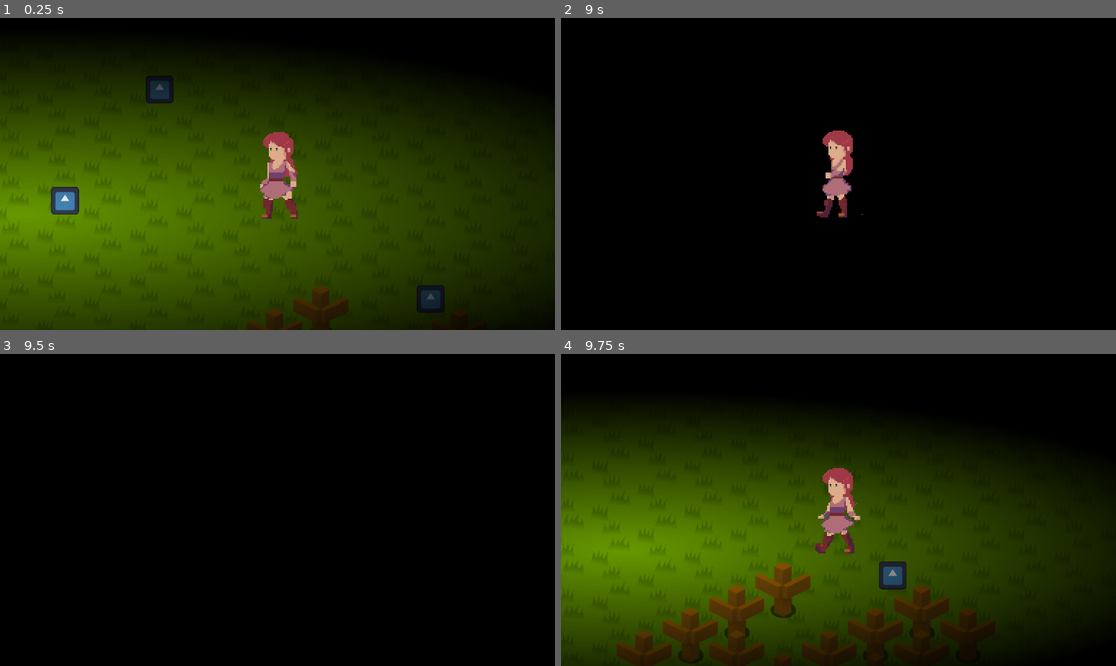
Above: before the commit, frames 1-4 (two rows, left to right).
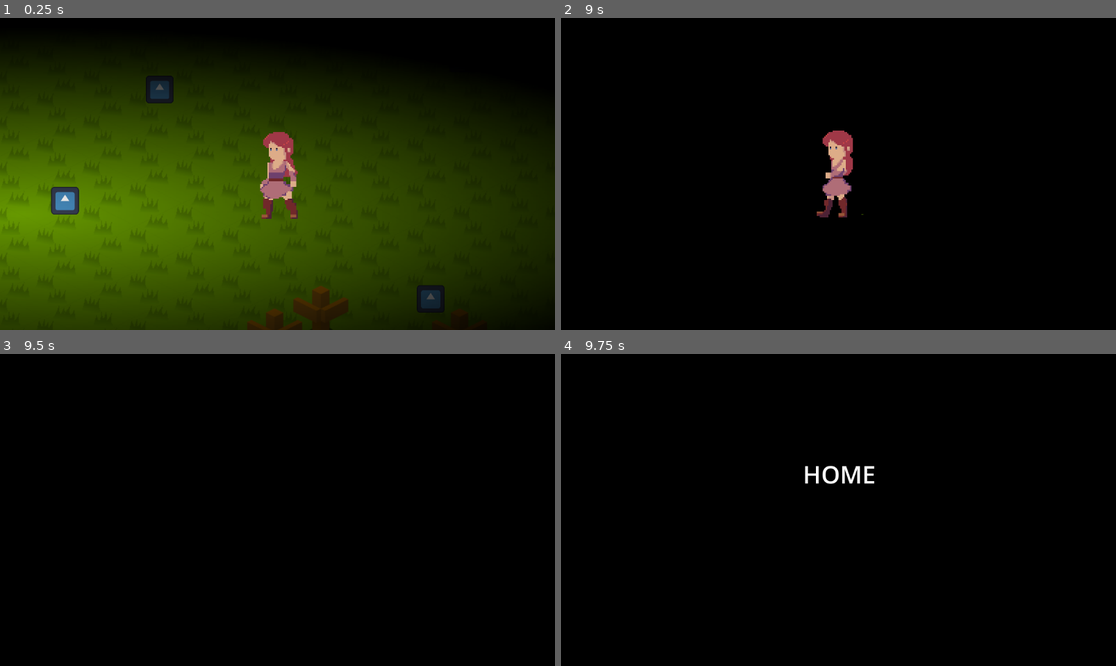
Above: after the commit, the same moments.

Repository: CCantale/Stella
Game: Godot game, scene res://Scenes/Main scene/main_scene.tscn
Two runs of this game, one before a commit and one after it. Both use one fixed random seed, a clock stepped at 60 frames per second and the inputs below. The engine's default icon, where the game draws it, is replaced by a stand-in: a white triangle on a blue panel in a dark square.
Inputs:
- Up to frame 1 (0.25 s): no input
- Up to frame 2 (9 s): tap Enter at 0.5 s; hold Right (ui_right) 0.53-1.28 s; hold Space (spacebar) 0.53-1.28 s; hold Down (ui_down) 1.28-2.03 s; tap Space (spacebar) every 1.5 s from 1.35 to 8.85 s; hold Right (ui_right) 2.03-2.78 s; hold Space (spacebar) 2.03-2.78 s; hold Up (ui_up) 2.78-3.53 s; hold Space (spacebar) 3.53-4.28 s; hold Left (ui_left) 3.53-5.03 s; hold Down (ui_down) 5.03-5.78 s; hold Space (spacebar) 5.03-5.78 s; hold Right (ui_right) 5.78-6.53 s; hold Up (ui_up) 6.53-7.28 s; hold Space (spacebar) 6.53-7.28 s; hold Right (ui_right) 7.28-8.03 s; hold Down (ui_down) 8.03-8.78 s; hold Space (spacebar) 8.03-8.78 s; hold Left (ui_left) from 8.78 s (still down)
- Up to frame 3 (9.5 s): keep holding Left (ui_left)
- Up to frame 4 (9.75 s): tap Space (spacebar) at 9.5 s; release Left (ui_left) at 9.53 s; hold Up (ui_up) from 9.53 s (still down); hold Space (spacebar) from 9.53 s (still down)

Frames 1-3 are identical in both runs. In frame 4, 68% of the frame differs, in the area x 0-100%, y 19-100%.

Commit message:
26/07/2023
Now a word appears to be typed fast. If the task is accomplished, a new
match is lit, otherwise, after three tries, a match is lost.

The initial number of matches is displayed on main_scene's inspector

Diff:
--- a/Components/Stella/Stella.gd
+++ b/Components/Stella/Stella.gd
@@ -1,5 +1,6 @@
 extends CharacterBody2D
 
+signal match_gone
 
 const SPEED = 150.0
 var direction: Vector2
@@ -31,3 +32,8 @@
 		$AnimatedSprite2D.play("idle")
 
 	move_and_slide()
+
+
+func _on_animations_animation_finished(anim_name):
+	if anim_name == "Light match":
+		match_gone.emit()
--- a/Components/Stella/Stella.tscn
+++ b/Components/Stella/Stella.tscn
@@ -347,3 +347,5 @@
 libraries = {
 "": SubResource("AnimationLibrary_akfjt")
 }
+
+[connection signal="animation_finished" from="Animations" to="." method="_on_animations_animation_finished"]
--- a/Scenes/Main scene/main_scene.gd
+++ b/Scenes/Main scene/main_scene.gd
@@ -1,10 +1,64 @@
 extends Node2D
 
+@export var matches_nbr = 1
+var word = "HOME"
+var tries_left = 3
+var word_index = 0
+var fail_animation_on = false
+
+const A_KEYCODE = 65
+const Z_KEYCODE = 90
 
 func _ready():
 	$"Stella's layer/Stella/Animations".play("Light match")
 
 
 func _process(_delta):
-	if Input.is_action_pressed("spacebar"):
-		$"Stella's layer/Stella/Animations".play("Light match")
+	pass
+
+
+func is_letter(input):
+	return input >= A_KEYCODE and input <= Z_KEYCODE
+
+func _input(event):
+
+	if $"Word's layer/Word".visible == false or fail_animation_on:
+		return
+
+	if event is InputEventKey and event.is_pressed() and is_letter(event.keycode):
+		if word[word_index] == event.as_text():
+			word_index += 1
+			$"Word's layer/Word/Time to type".start()
+			if word_index == len(word):
+				word_index = 0
+				tries_left = 3
+				$"Word's layer/Word".visible = false
+				$"Stella's layer/Stella/Animations".play("Light match")
+		else:
+			fail()
+
+
+func fail():
+	$"Word's layer/Word/AnimationPlayer".play("fail")
+	fail_animation_on = true
+	$"Word's layer/Word/Time to type".stop()
+	word_index = 0
+	tries_left -= 1
+	if tries_left == 0:
+		matches_nbr -= 1
+		tries_left = 3
+		if matches_nbr == 0:
+			get_tree().quit()
+
+func _on_stella_match_gone():
+	await get_tree().create_timer(0.5).timeout
+	$"Word's layer/Word".visible = true
+
+
+func _on_animation_player_animation_finished(anim_name):
+	fail_animation_on = false
+
+
+func _on_time_to_type_timeout():
+	if $"Word's layer/Word".visible == true:
+		fail()
--- a/Scenes/Main scene/main_scene.tscn
+++ b/Scenes/Main scene/main_scene.tscn
@@ -1,9 +1,10 @@
-[gd_scene load_steps=7 format=3 uid="uid://daclh3u50sqbf"]
+[gd_scene load_steps=12 format=3 uid="uid://daclh3u50sqbf"]
 
 [ext_resource type="Script" path="res://Scenes/Main scene/main_scene.gd" id="1_ypd52"]
 [ext_resource type="Texture2D" uid="uid://dqv0jj2j2ugyp" path="res://Assets/basic_ground_tiles.png" id="2_7sm72"]
 [ext_resource type="PackedScene" uid="uid://cemvkty2daxwl" path="res://Components/object.tscn" id="3_t8ago"]
 [ext_resource type="PackedScene" uid="uid://dpbq0mi7pwg0v" path="res://Components/Stella/Stella.tscn" id="4_6jc35"]
+[ext_resource type="AudioStream" uid="uid://d4f6wct0wie7s" path="res://Assets/Sounds/type fail.mp3" id="5_nguip"]
 
 [sub_resource type="TileSetAtlasSource" id="TileSetAtlasSource_nuw63"]
 texture = ExtResource("2_7sm72")
@@ -70,6 +71,94 @@
 tile_size = Vector2i(128, 63)
 sources/2 = SubResource("TileSetAtlasSource_nuw63")
 
+[sub_resource type="LabelSettings" id="LabelSettings_de6e2"]
+font_size = 50
+
+[sub_resource type="Animation" id="Animation_r6sax"]
+resource_name = "fail"
+length = 0.7
+tracks/0/type = "value"
+tracks/0/imported = false
+tracks/0/enabled = true
+tracks/0/path = NodePath(".:modulate")
+tracks/0/interp = 1
+tracks/0/loop_wrap = true
+tracks/0/keys = {
+"times": PackedFloat32Array(0, 0.16, 0.3),
+"transitions": PackedFloat32Array(1, 1, 1),
+"update": 0,
+"values": [Color(1, 1, 1, 1), Color(1, 0, 0, 1), Color(1, 1, 1, 1)]
+}
+tracks/1/type = "value"
+tracks/1/imported = false
+tracks/1/enabled = true
+tracks/1/path = NodePath(".:position")
+tracks/1/interp = 1
+tracks/1/loop_wrap = true
+tracks/1/keys = {
+"times": PackedFloat32Array(0, 0.1, 0.2, 0.3),
+"transitions": PackedFloat32Array(1, 1, 1, 1),
+"update": 0,
+"values": [Vector2(502, 214), Vector2(502, 204), Vector2(502, 220), Vector2(502, 214)]
+}
+tracks/2/type = "value"
+tracks/2/imported = false
+tracks/2/enabled = true
+tracks/2/path = NodePath("fail:playing")
+tracks/2/interp = 1
+tracks/2/loop_wrap = true
+tracks/2/keys = {
+"times": PackedFloat32Array(0),
+"transitions": PackedFloat32Array(1),
+"update": 1,
+"values": [true]
+}
+
+[sub_resource type="Animation" id="Animation_uvvfg"]
+length = 0.001
+tracks/0/type = "value"
+tracks/0/imported = false
+tracks/0/enabled = true
+tracks/0/path = NodePath(".:modulate")
+tracks/0/interp = 1
+tracks/0/loop_wrap = true
+tracks/0/keys = {
+"times": PackedFloat32Array(0),
+"transitions": PackedFloat32Array(1),
+"update": 0,
+"values": [Color(1, 1, 1, 1)]
+}
+tracks/1/type = "value"
+tracks/1/imported = false
+tracks/1/enabled = true
+tracks/1/path = NodePath(".:position")
+tracks/1/interp = 1
+tracks/1/loop_wrap = true
+tracks/1/keys = {
+"times": PackedFloat32Array(0),
+"transitions": PackedFloat32Array(1),
+"update": 0,
+"values": [Vector2(502, 214)]
+}
+tracks/2/type = "value"
+tracks/2/imported = false
+tracks/2/enabled = true
+tracks/2/path = NodePath("fail:playing")
+tracks/2/interp = 1
+tracks/2/loop_wrap = true
+tracks/2/keys = {
+"times": PackedFloat32Array(0),
+"transitions": PackedFloat32Array(1),
+"update": 1,
+"values": [false]
+}
+
+[sub_resource type="AnimationLibrary" id="AnimationLibrary_ouksl"]
+_data = {
+"RESET": SubResource("Animation_uvvfg"),
+"fail": SubResource("Animation_r6sax")
+}
+
 [node name="MainScene" type="Node2D"]
 script = ExtResource("1_ypd52")
 
@@ -114,3 +203,32 @@
 [node name="Camera2D" type="Camera2D" parent="Stella\'s layer/Stella"]
 visible = false
 zoom = Vector2(1.5, 1.5)
+
+[node name="Word\'s layer" type="CanvasLayer" parent="."]
+
+[node name="Word" type="Label" parent="Word\'s layer"]
+visible = false
+offset_left = 502.0
+offset_top = 214.0
+offset_right = 653.0
+offset_bottom = 286.0
+text = "HOME"
+label_settings = SubResource("LabelSettings_de6e2")
+horizontal_alignment = 1
+vertical_alignment = 1
+
+[node name="AnimationPlayer" type="AnimationPlayer" parent="Word\'s layer/Word"]
+libraries = {
+"": SubResource("AnimationLibrary_ouksl")
+}
+
+[node name="fail" type="AudioStreamPlayer2D" parent="Word\'s layer/Word"]
+stream = ExtResource("5_nguip")
+
+[node name="Time to type" type="Timer" parent="Word\'s layer/Word"]
+wait_time = 0.2
+one_shot = true
+
+[connection signal="match_gone" from="Stella's layer/Stella" to="." method="_on_stella_match_gone"]
+[connection signal="animation_finished" from="Word's layer/Word/AnimationPlayer" to="." method="_on_animation_player_animation_finished"]
+[connection signal="timeout" from="Word's layer/Word/Time to type" to="." method="_on_time_to_type_timeout"]
Not shown, added: Assets/Sounds/type fail.mp3.import
Not shown, added: Assets/Sounds/type fail.mp3
